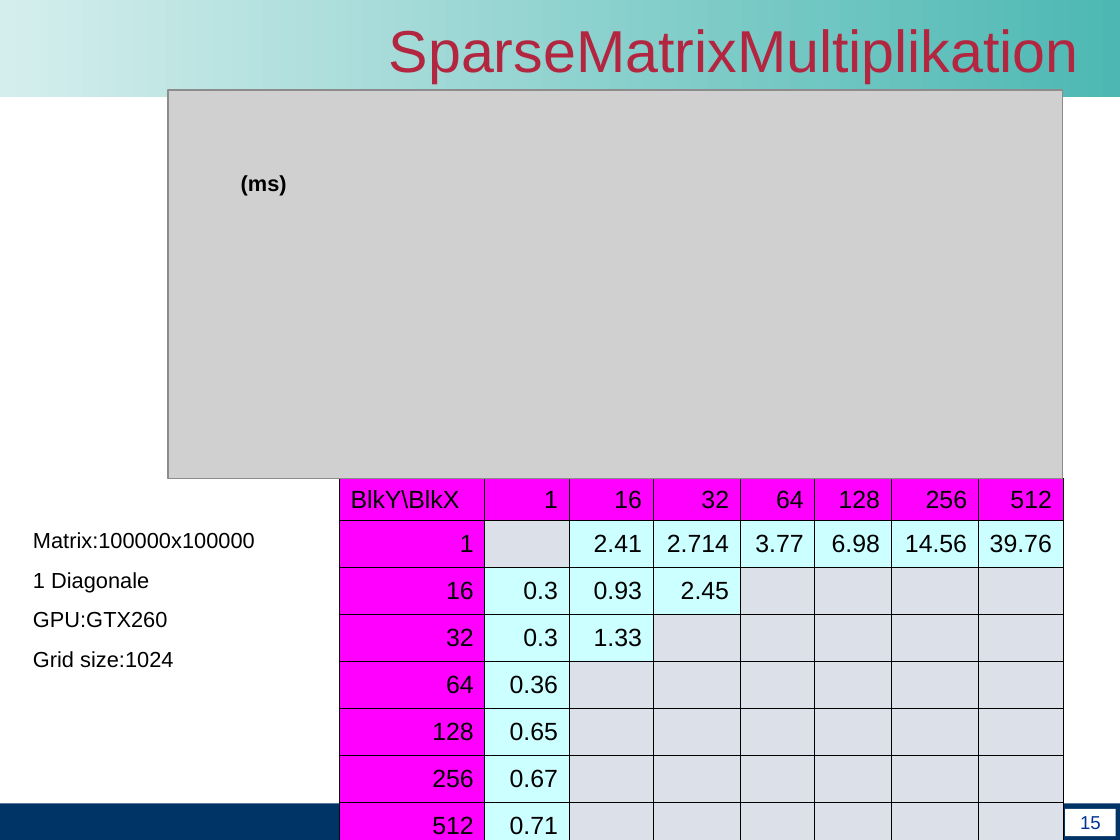
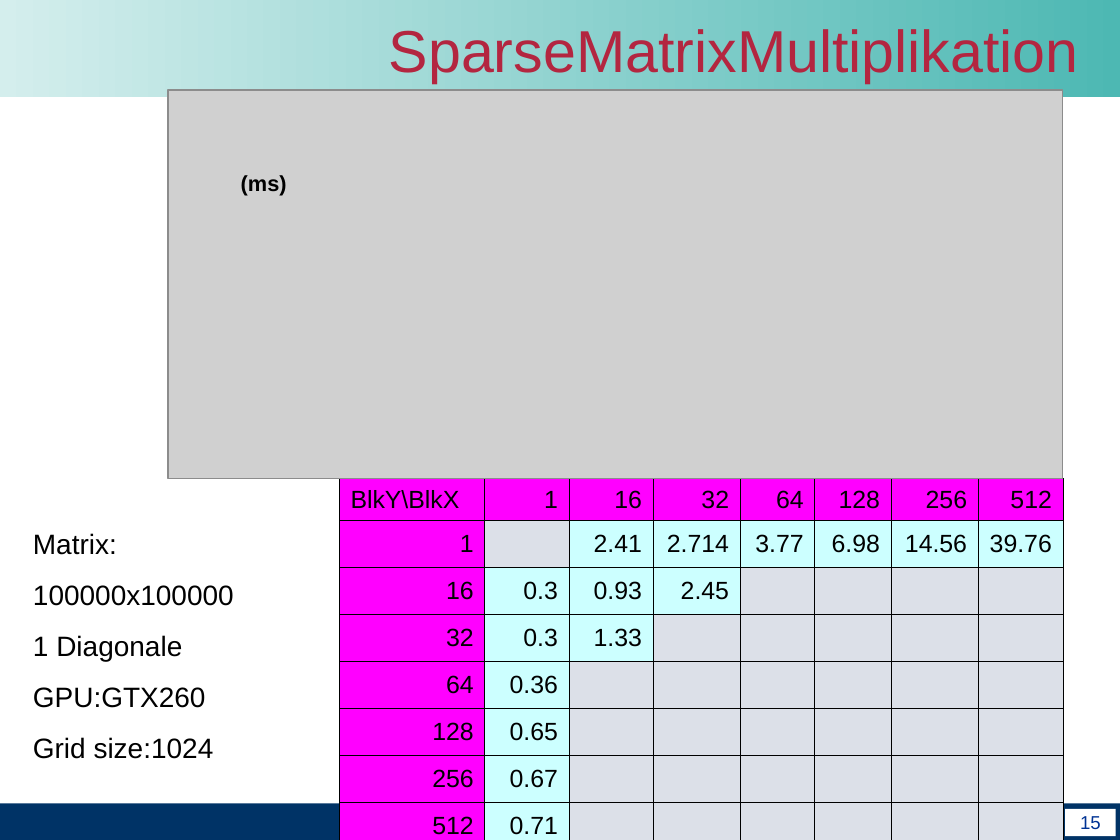
Before and after one commit to unconditional/projektarbeitcuda, a slide deck: slide 15 of Vortrag/Abschlussvortrag der Projektarbeit CUDA(xby).ppt. Drawn at 1120x840 pixels with LibreOffice and Linux fonts; fonts in the diff are those of the drawing; grey boxes stand for pictures; background and template pictures are left out. Boxes give left, top, right and bottom in pixels: in the first picture for what was removed or moved away, otherwise in the second. Text is boxed around its words. In the diff, an @@ line names an element or a change of style, - is before the commit and + after.

```diff
--- a/Vortrag/Abschlussvortrag der Projektarbeit CUDA(xby).ppt
+++ b/Vortrag/Abschlussvortrag der Projektarbeit CUDA(xby).ppt
@@ text at bbox=[33, 533, 234, 606]: text changed; size 14 to 18 pt @@
-Matrix:100000x100000
+Matrix:
+100000x100000
@@ text at bbox=[33, 635, 214, 759]: size 14 to 18 pt in "1 Diagonale", "GPU:GTX260", "Grid size:1024"; more space between paragraphs @@
```
Also in this commit, not shown: 2 other slides changed.
